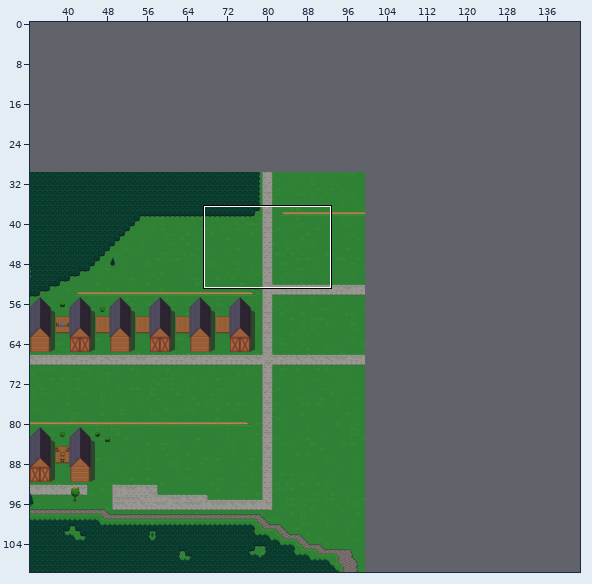
One commit to this Tiled map (JSON): assets/assets/images/tiled/map-main.json. Above: a wide view before the commit, with the close-up outlined.
Close-up. First the earlier version:
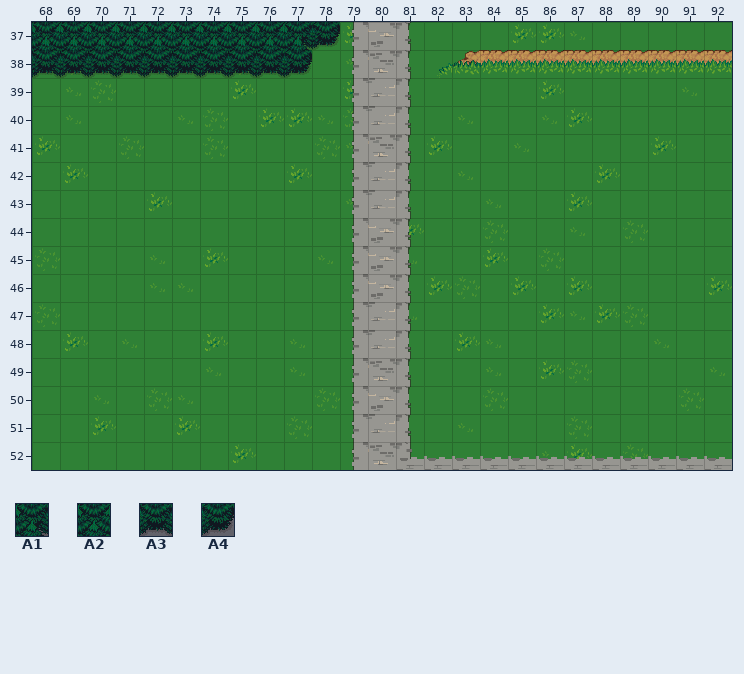
Cells are 32x32 px. Shown: x 68..92, y 37..52. The commit also changed other parts of the map, which this record leaves out. The old version is drawn lined up with the new one.
Key: from "LPC Trees": A1 0, A2 35, A3 67, A4 68.
__ is an empty cell.
Layers that did not change in this view are not listed.
Layer "Roads, Terrain" before, first column x 68:
37 A2 A2 A2 A2 A2 A2 A2 A2 A2 A1
38 A3 A3 A3 A3 A3 A3 A3 A3 A3 A4
39 __ __ __ __ __ __ __ __ __ __
40 __ __ __ __ __ __ __ __ __ __
41 __ __ __ __ __ __ __ __ __ __
42 __ __ __ __ __ __ __ __ __ __
The same view after the edit:
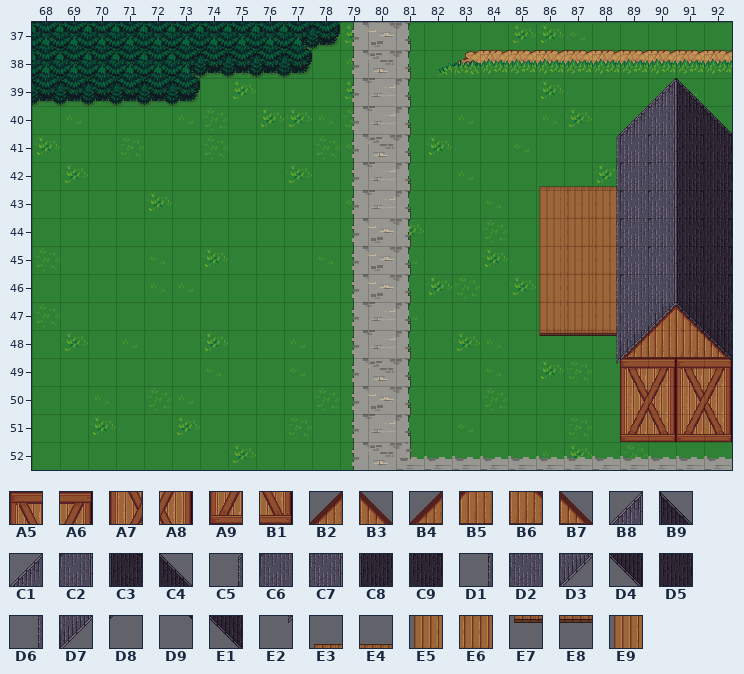
Further tiles: from "LPC Barn": A5 120, A6 121, A7 152, A8 153, A9 184, B1 185, B2 349, B3 350, B4 380, B5 381, B6 382, B7 383, B8 526, B9 527, C1 557, C2 558, C3 559, C4 560, C5 588, C6 589, C7 590, C8 591, C9 592, D1 620, D2 621, D3 622, D4 623, D5 624, D6 652, D7 653, D8 654, D9 655, E1 656, E2 684, E3 1408, E4 1409, E5 1440, E6 1441, E7 1472, E8 1473, E9 1475.
Difference:
Changed rows in their new state; .. is an unchanged cell.
map size 100x80 -> 160x140 cells (old content now starts at 0,30; both pictures use the new coordinates)
Layer "Roads, Terrain":
first column x 68:
38 A2 A2 A2 A2 A2 A1
39 A3 A3 A3 A3 A3 A4
Layer "Buildings":
first column x 86:
42 E3 E4 E4 .. .. .. ..
43 E9 E6 E6 .. .. .. ..
44 E9 E6 E6 .. .. .. ..
45 E5 E6 E6 .. .. .. ..
46 E5 E6 E6 .. .. .. ..
47 E5 E6 E6 .. B2 B3 ..
48 E7 E8 E8 B4 B5 B6 B7
49 .. .. .. A5 A6 A5 A6
50 .. .. .. A7 A8 A7 A8
51 .. .. .. A9 B1 A9 B1
Layer "Roofs":
first column x 88:
39 .. .. B8 B9 ..
40 .. C1 C2 C3 C4
41 C5 C6 C2 C3 C9
42 D1 C6 C2 C3 C9
43 D1 C6 C2 C3 C9
44 D1 C6 C2 C3 C9
45 D1 C6 C2 C3 C9
46 D1 C6 C7 C8 C9
47 D1 D2 D3 D4 D5
48 D6 D7 D8 D9 E1
49 E2 D8 .. .. D9
Pixel boxes of the changes (left, top, right, bottom) in both close-ups:
changed: (32, 50, 200, 106)
added: (539, 78, 732, 442)
